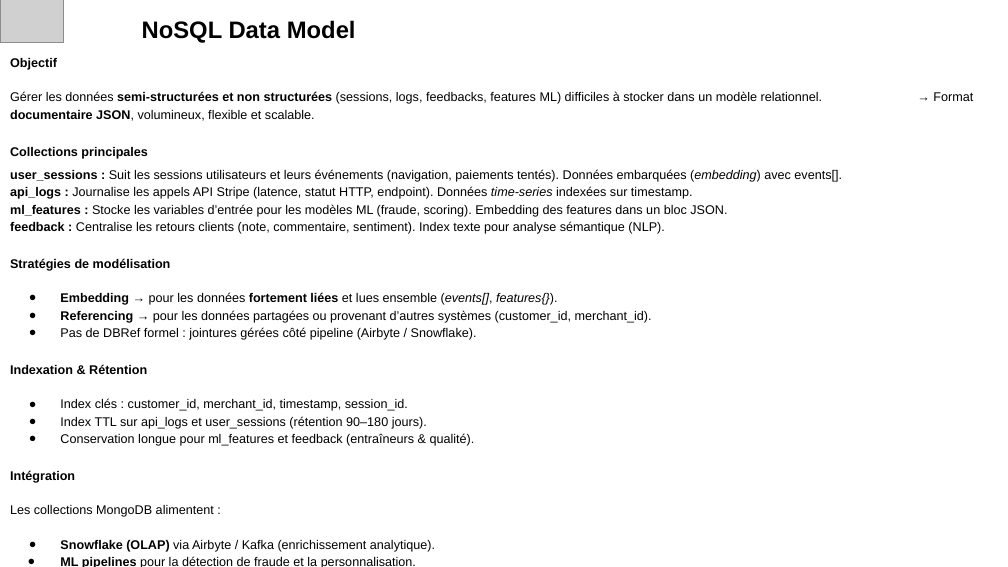
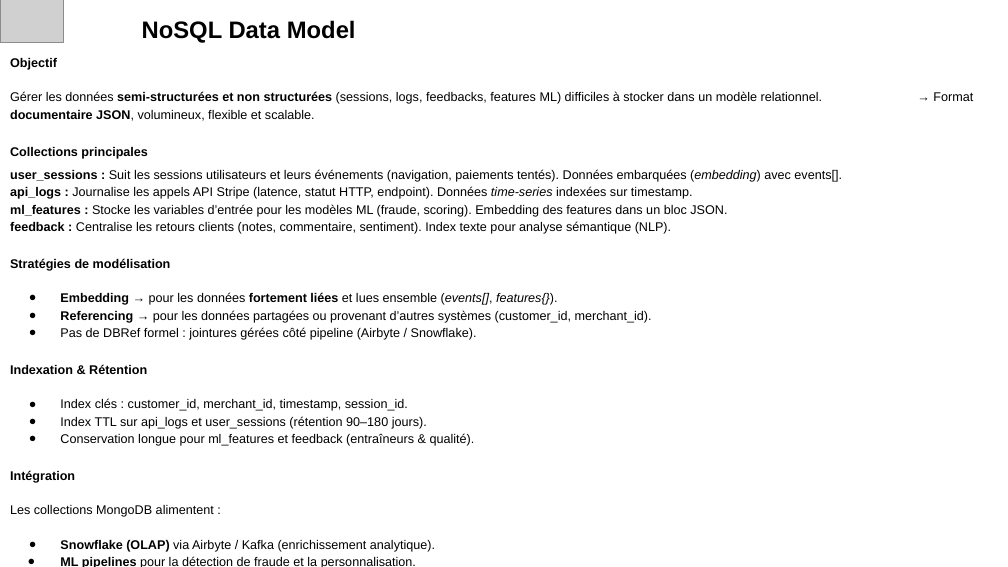
Before and after one commit to aurelienchalm/LDS_block_2_lead, a slide deck: slide 13 of LDS_Block_2_Lead.pptx. Drawn at 1008x567 pixels with LibreOffice and Linux fonts; fonts in the diff are those of the drawing; grey boxes stand for pictures. Boxes give left, top, right and bottom in pixels: in the first picture for what was removed or moved away, otherwise in the second. Text is boxed around its words. In the diff, an @@ line names an element or a change of style, - is before the commit and + after.

```diff
--- a/LDS_Block_2_Lead.pptx
+++ b/LDS_Block_2_Lead.pptx
@@ title at (x1=10, y1=221, x2=671, y2=234): text changed @@
-feedback : Centralise les retours clients (note, commentaire, sentiment). Index texte pour analyse sémantique (NLP).
+feedback : Centralise les retours clients (notes, commentaire, sentiment). Index texte pour analyse sémantique (NLP).
```
Also in this commit, not shown: 6 other slides changed, 10 other files.
